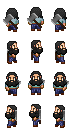
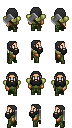
Revision of a layered (72, 128) image; what changed, layer by layer:
added layer "eyes-blue" above "eyes-brown" over bbox(9, 45, 63, 112)
hid "eyes-brown" over bbox(9, 45, 63, 112)
added layer "beard-black-alt" above "beard-black" over bbox(5, 45, 67, 119)
hid "beard-black" over bbox(5, 15, 67, 119)
added layer "armor-shoulders" above "armor-under" over bbox(3, 14, 69, 87)
added layer "armor-under" above "clothes" over bbox(5, 16, 67, 128)
renamed "outfit" to "clothes", hid it over bbox(5, 16, 67, 128)
